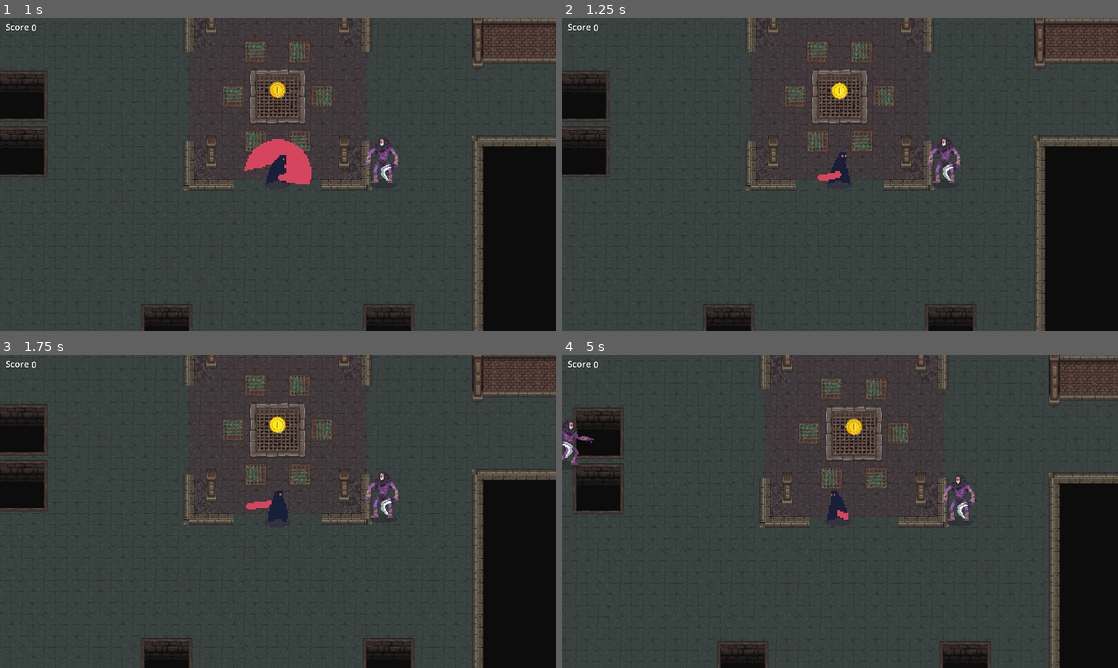
Above: before the commit, frames 1-4 (two rows, left to right).
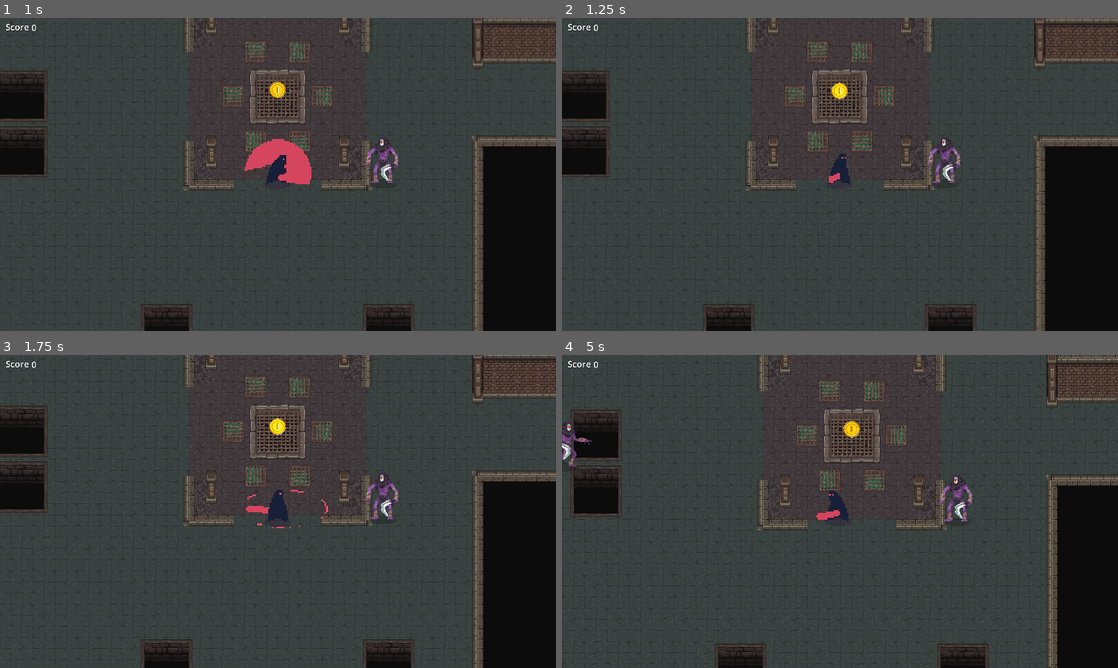
Above: after the commit, the same moments.

Repository: h-sutiwas/godot-mythus
Game: Godot game, scene res://scenes/playground.tscn
Two runs of this game, one before a commit and one after it. Both use one fixed random seed, a clock stepped at 60 frames per second and the inputs below.
Inputs:
- Up to frame 1 (1 s): hold D (player_right) from 0.53 s (still down); hold Space (attack) from 0.53 s (still down)
- Up to frame 2 (1.25 s): keep holding D (player_right); keep holding Space (attack)
- Up to frame 3 (1.75 s): release D (player_right) at 1.28 s; release Space (attack) at 1.28 s; hold S (player_down) from 1.28 s (still down); tap Space (attack) at 1.35 s
- Up to frame 4 (5 s): release S (player_down) at 2.03 s; hold D (player_right) 2.03-2.78 s; hold Space (attack) 2.03-2.78 s; hold W (player_up) 2.78-3.53 s; tap Space (attack) at 2.85, 4.35 s; hold Space (attack) 3.53-4.28 s; hold A (player_left) from 3.53 s (still down)

Frame 1 is identical in both runs. In frame 2, less than 0.1% of the frame differs, in the area x 46-52%, y 42-53%; in frame 3, 4.4%; in frame 4, 7.6%, in the area x 0-100%, y 0-100%.
Error after the commit: Invalid access to property or key 'scale' on a base object of type 'null instance'. (res://scenes/entities/Player/PlayerInteractionsHost.gd:23)

Commit message:
Summary
- player script: add make_vulnerable function, update_hp, and _take_damage for taking damage and AnimatedSprites handling
- player scene: Change the FPS of get_hit AnimatedSprites,
- Others: Change parents and children paths

Diff:
--- a/scenes/entities/Player/player.gd
+++ b/scenes/entities/Player/player.gd
@@ -1,17 +1,27 @@
 extends CharacterBody2D
 class_name Player
+
+signal DirectionChanged( new_direction : Vector2 )
+signal player_damaged( hurt_box : HurtBox )
 
 const  MOVE_SPEED : float = 200.0
 var direction : Vector2 = Vector2.ZERO # Declare the initial direction variable
 
+var invulnerable : bool = false
+var hp : int = 4
+var max_hp : int = 16
+
 @onready var animated_sprites : AnimatedSprite2D = $AnimatedSprite2D
 @onready var state_machine : PlayerStateMachine = $StateMachine
+@onready var hit_box: HitBox = $HitBox
 
-signal DirectionChanged( new_direction : Vector2 )
 
 # Called when the node enters the scene tree for the first time
 func _ready():
+	GlobalPlayerManager.player = self
 	state_machine.Initialize( self )
+	hit_box.Damaged.connect( _take_damage )
+	update_hp( 99 )
 	pass # Replace with function body
 
 
@@ -76,3 +86,38 @@
 			return "horizontal_move"
 		else:
 			return "idle"
+
+
+
+func _take_damage( hurt_box : HurtBox ) -> void:
+	if invulnerable == true:
+		return
+
+	update_hp( -hurt_box.damage )
+
+	if hp > 0:
+		player_damaged.emit( hurt_box )
+	else:
+		player_damaged.emit( hurt_box )
+		update_hp( 99 )
+
+	pass
+
+
+
+func update_hp( delta : int ) -> void:
+	hp = clamp( hp + delta, 0, max_hp )
+	pass
+
+
+
+func make_invulnerable( _duration : float = 1.0 ) -> void:
+	invulnerable = true
+	hit_box.monitoring = false
+
+	await get_tree().create_timer( _duration ).timeout
+
+	invulnerable = false
+	hit_box.monitoring = true
+
+	pass
--- a/scenes/entities/Player/player.tscn
+++ b/scenes/entities/Player/player.tscn
@@ -8,7 +8,9 @@
 [ext_resource type="Script" uid="uid://cdy0wjbh8o6la" path="res://scenes/entities/Player/state_attack.gd" id="6_a7m52"]
 [ext_resource type="AudioStream" uid="uid://bhvixp1qo4fvs" path="res://assets/audio/player/player_attack.mp3" id="7_o8fb4"]
 [ext_resource type="Script" uid="uid://bneypem3d1y5s" path="res://scenes/entities/Player/PlayerInteractionsHost.gd" id="8_2x42r"]
+[ext_resource type="Script" uid="uid://brtj1y3uime77" path="res://scenes/entities/Player/state_stun.gd" id="8_ti5ly"]
 [ext_resource type="PackedScene" uid="uid://b75j7evompf4h" path="res://GeneralNodes/HurtBox/HurtBox.tscn" id="8_tihqr"]
+[ext_resource type="PackedScene" uid="uid://c4cnuan1h3dmv" path="res://GeneralNodes/HitBox/HitBox.tscn" id="10_n8q02"]
 
 [sub_resource type="AtlasTexture" id="AtlasTexture_ajauq"]
 atlas = ExtResource("1_ucweq")
@@ -376,7 +378,7 @@
 }],
 "loop": false,
 "name": &"double_slash",
-"speed": 19.0
+"speed": 18.0
 }, {
 "frames": [{
 "duration": 1.0,
@@ -471,7 +473,7 @@
 position = Vector2(0, -74)
 scale = Vector2(4.617188, 4.617188)
 sprite_frames = SubResource("SpriteFrames_otaui")
-animation = &"double_slash"
+animation = &"get_hit"
 
 [node name="StateMachine" type="Node" parent="."]
 script = ExtResource("3_ewbqj")
@@ -486,6 +488,9 @@
 script = ExtResource("6_a7m52")
 attack_sound = ExtResource("7_o8fb4")
 
+[node name="Stun" type="Node" parent="StateMachine"]
+script = ExtResource("8_ti5ly")
+
 [node name="Audio" type="Node2D" parent="."]
 
 [node name="AudioStreamPlayer2D" type="AudioStreamPlayer2D" parent="Audio"]
@@ -494,9 +499,16 @@
 [node name="Interactions" type="Node2D" parent="."]
 script = ExtResource("8_2x42r")
 
-[node name="HurtBox" parent="Interactions" instance=ExtResource("8_tihqr")]
+[node name="HurtBox" parent="." instance=ExtResource("8_tihqr")]
 position = Vector2(0, 16)
 collision_mask = 256
 
-[node name="InteractionsPolygon2D" type="CollisionPolygon2D" parent="Interactions/HurtBox"]
+[node name="InteractionsPolygon2D" type="CollisionPolygon2D" parent="HurtBox"]
 polygon = PackedVector2Array(-4, -92, -4, -87, -9, -87, -9, -78, -13, -78, -13, -69, -18, -69, -18, -60, -23, -60, -23, …(195 unchanged characters)…
+
+[node name="HitBox" parent="." instance=ExtResource("10_n8q02")]
+position = Vector2(0, 16)
+collision_layer = 2
+
+[node name="CollisionPolygon2D" type="CollisionPolygon2D" parent="HitBox"]
+polygon = PackedVector2Array(-102, -36, -83, -21, -58, -11, -21, -3, 56, -2, 117, -21, 139, -47, 135, -71, 106, -90, 54, -104, -22, -104, -73, -91, -106, -62)
Not shown: 1 places in scenes/entities/Player/player.tscn that only renumber resources
